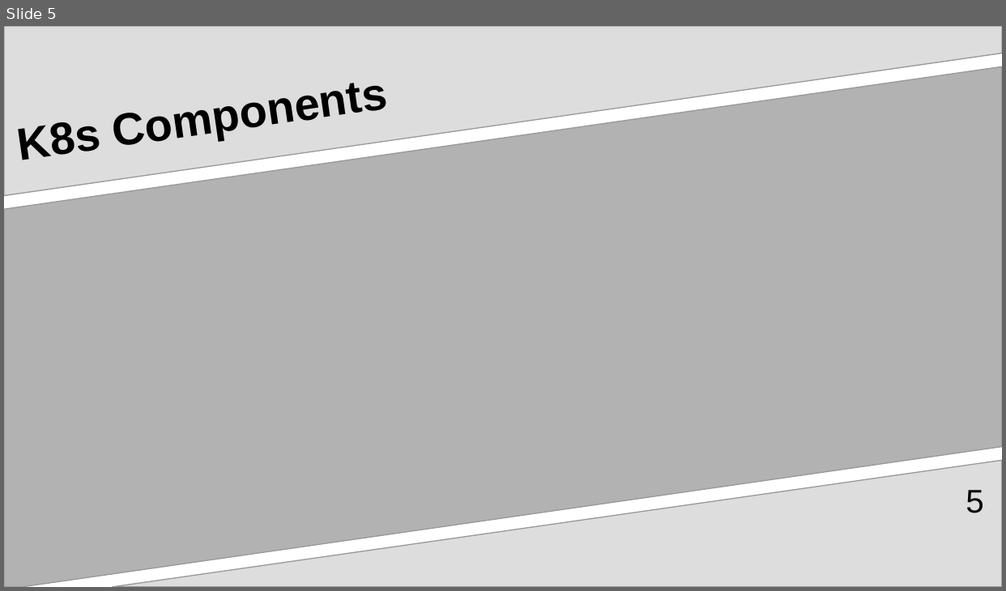
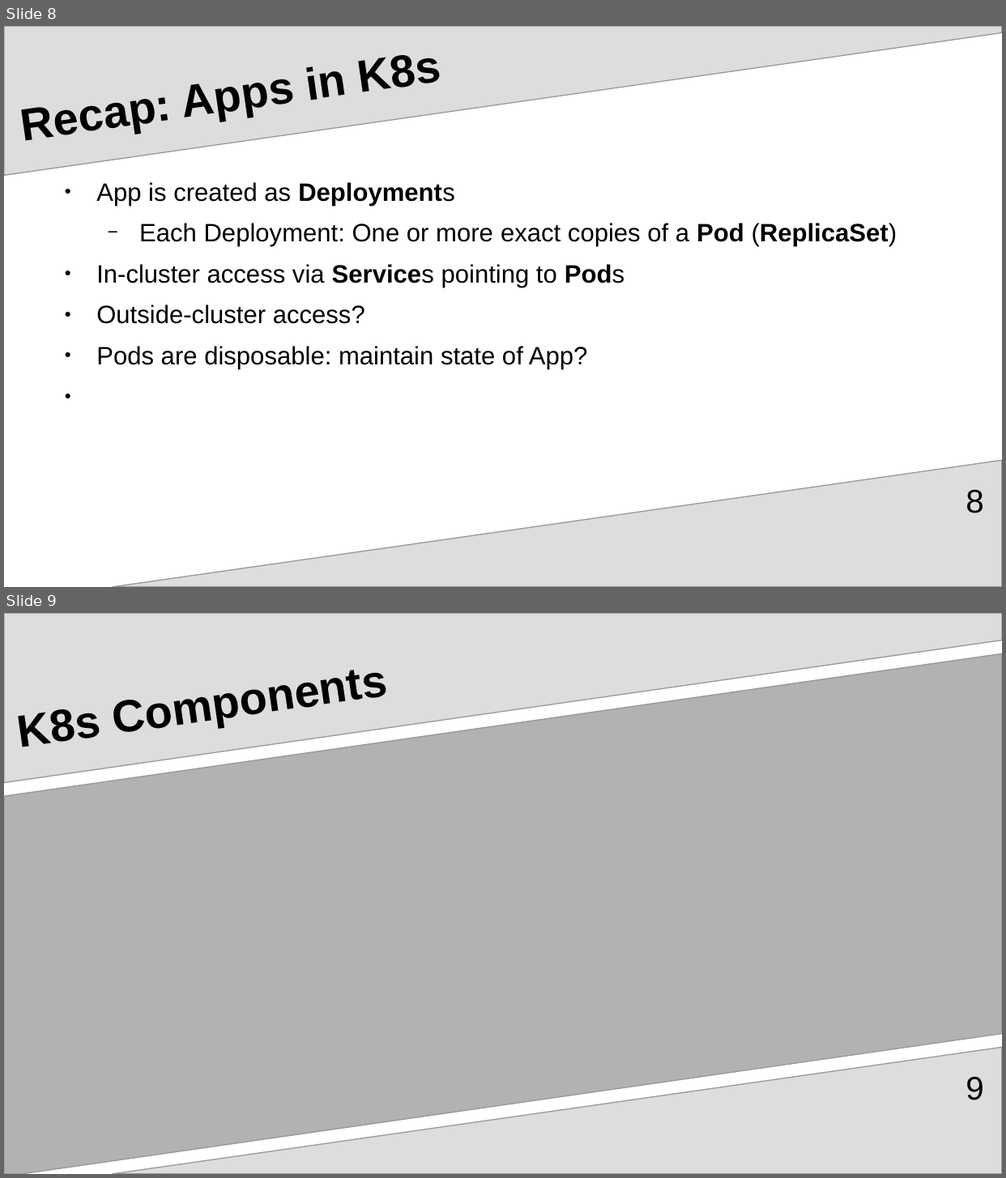
Before and after one commit to upart/cabinops, a slide deck: documentation/Introduction.odp. Shown one above the other, each under a label of ours: slide 5 before the commit, slides 8 and 9 after it. The pictures are 1006x591 and 1006x1178 pixels, drawn with LibreOffice and Linux fonts; fonts in the diff are those of the drawing. Boxes give left, top, right and bottom in pixels: in the first picture for what was removed or moved away, otherwise in the second. Text is boxed around its words. In the diff, an @@ line names an element or a change of style, - is before the commit and + after.

Commit message:
add sections on pods, deployments, services

```diff
--- a/documentation/Introduction.odp
+++ b/documentation/Introduction.odp
@@ slide 8 added at (4, 26, 1002, 587), background #FFFFFF; not listed: 1 template element that a slide beside it also shows @@
@@ freeform shape added at (4, 26, 1002, 175), fill #DDDDDD, outline #999999 0.85 pt @@
@@ title added at (23, 99, 158, 141), 36 pt, text #000000, bold @@
+Recap: Apps in K8s
@@ text added at (96, 182, 897, 369), 20 pt, text #000000 @@
+● App is created as Deployments
+  − Each Deployment: One or more exact copies of a Pod (ReplicaSet)
+● In-cluster access via Services pointing to Pods
+● Outside-cluster access?
+● Pods are disposable: maintain state of App?
@@ page number added at (965, 490, 983, 514), 26 pt, text #000000 @@
+8
@@ what was slide 5 is now slide 9 @@
@@ page number at (965, 1077, 983, 1101): text changed @@
-5
+9
```
Also in this commit, not shown: 2 slides changed, 3 other slides added, 6 other files.
